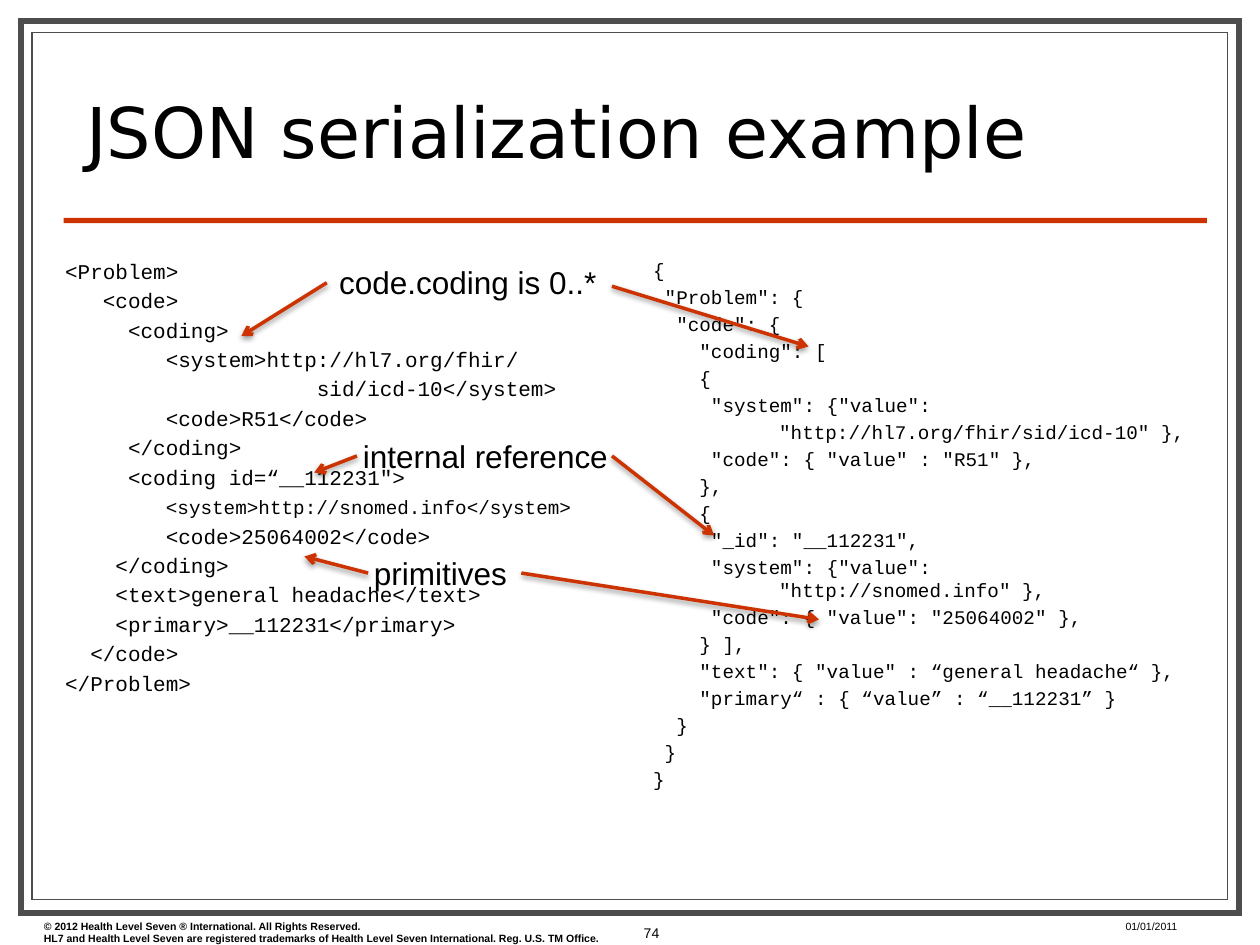
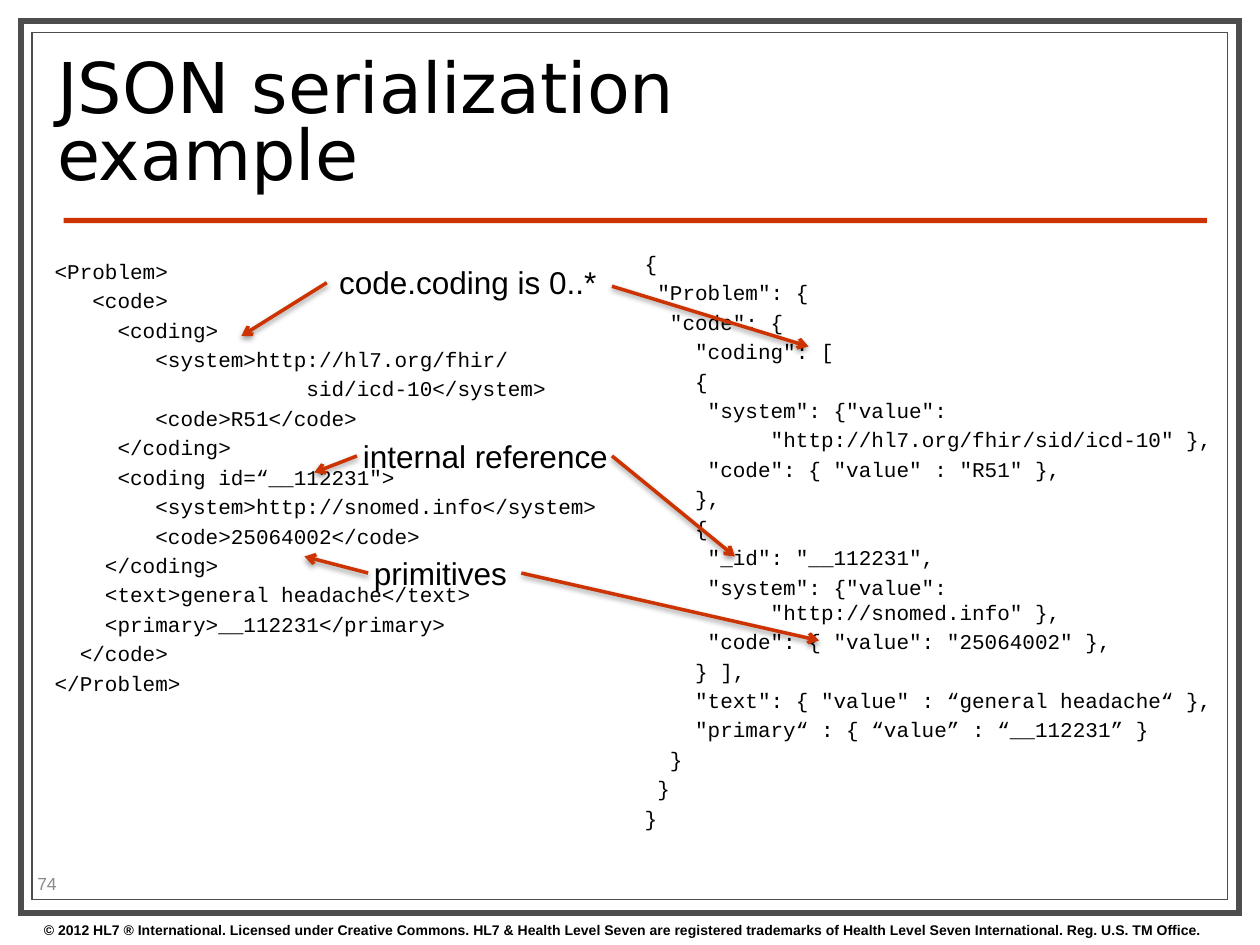
Before and after one commit to vista-novo/fhir, a slide deck: slide 74 of presentations/2013-01 Tutorials/201301 - Phoenix - FhirForDevelopersWGMTutorial.pptx. Drawn at 1260x945 pixels with LibreOffice and Linux fonts; fonts in the diff are those of the drawing; background and template pictures are left out. Boxes give left, top, right and bottom in pixels: in the first picture for what was removed or moved away, otherwise in the second. Text is boxed around its words. In the diff, an @@ line names an element or a change of style, - is before the commit and + after.

```diff
--- a/presentations/2013-01 Tutorials/201301 - Phoenix - FhirForDevelopersWGMTutorial.pptx
+++ b/presentations/2013-01 Tutorials/201301 - Phoenix - FhirForDevelopersWGMTutorial.pptx
@@ title "JSON serialization example": place and size @@
-title "JSON serialization example" at [86,104,1026,173]
+title "JSON serialization example" at [57,59,675,195]
@@ title "JSON serialization example" at [57,59,675,195]: vertical alignment bottom to middle @@
@@ text "<Problem>": place and size @@
-text "<Problem>" at [65,264,571,692]
+text "<Problem>" at [55,264,596,692]
@@ text "{": place and size @@
-text "{" at [665,291,1149,709]
+text "{" at [657,285,1174,742]
@@ text "{" at [657,285,1174,742]: size 11 to 12 pt @@
@@ arrow moved from (612, 456) - (714, 536) to (612, 456) - (735, 557) @@
@@ text at [155,499,596,519]: size 11 to 12 pt in "<system>http://snomed.info</system>" @@
@@ arrow moved from (522, 573) - (819, 620) to (522, 573) - (819, 640) @@
@@ page number: place and size @@
-page number at [644,928,660,938]
+page number at [37,878,56,890]
@@ page number at [37,878,56,890]: size 8 to 10 pt, text colour #000000 to #8C8C8C; alignment right to left @@
@@ text at [58,925,1201,938]: text changed; size 6 to 8 pt @@
-© 2012 Health Level Seven ® International. All Rights Reserved.
-HL7 and Health Level Seven are registered trademarks of Health Level Seven International. Reg. U.S. TM Office.
+© 2012 HL7 ® International. Licensed under Creative Commons. HL7 & Health Level Seven are registered trademarks of Health Level Seven International. Reg. U.S. TM Office.
@@ text removed at [1126,922,1178,930] @@
-01/01/2011
```
Also in this commit, not shown: 84 other slides changed, 1 slide added, 1 slide removed.
